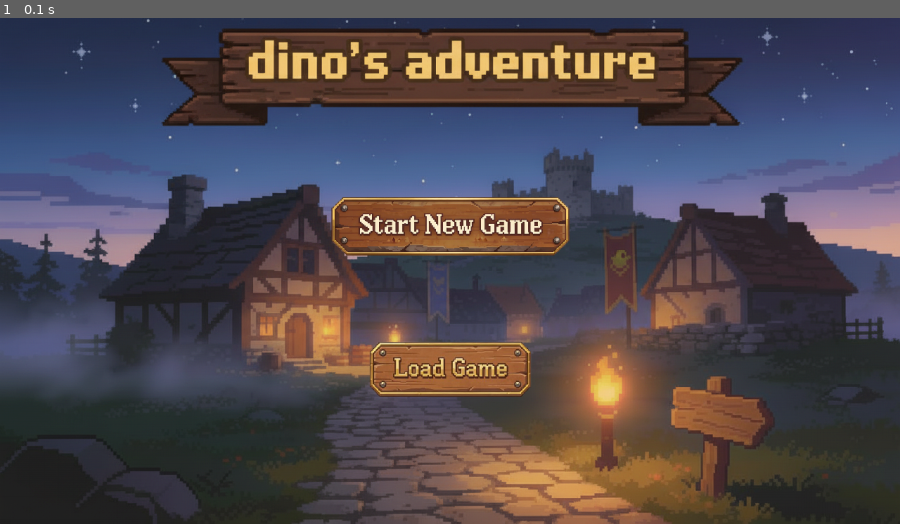
Above: before the commit, frame 1.
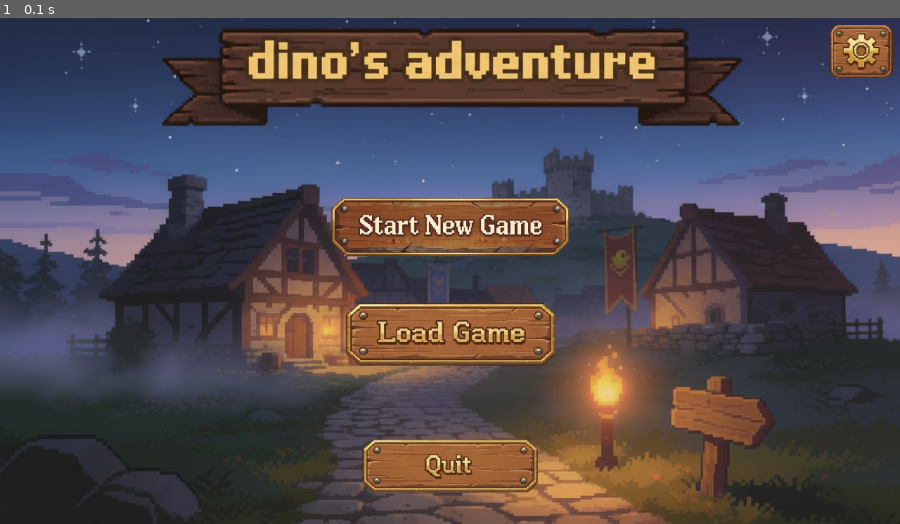
Above: after the commit, the same moment.

Repository: TheDelta29/RPG-game
Game: pygame game, started from main.py
Same seed, same stepped clock (60 frames per second), same inputs: the game is played once before the commit and once after it.
Inputs:
- Up to frame 1 (0.1 s): no input

The runs differ from the first frame. In frame 1, 6.8% of the frame differs, in the area x 36-100%, y 1-94%.

Commit message:
Added interactive button system to `pygametesting`, implemented reusable `Button` class, updated button layout with new assets, and integrated button actions for main menu functionality.

Diff:
--- a/UI/pygametesting.py
+++ b/UI/pygametesting.py
@@ -16,21 +16,55 @@
     bg = pygame.image.load("data/images/dinosadventurebg.png").convert_alpha()
     bg = pygame.transform.scale(bg, (1280, 720))
 
-    #settings startbtn to the button image
+    #setting startbtn to the button image
     startbtn = pygame.image.load("data/images/startnewgamebtn.png").convert_alpha()
     startbtn = pygame.transform.scale(startbtn, (350, 100))
 
     loadbtn = pygame.image.load("data/images/loadgamebtn.png").convert_alpha()
-    loadbtn = pygame.transform.scale(loadbtn, (630, 190))
+    loadbtn = pygame.transform.scale(loadbtn, (300, 90))
+
+    quitbtn = pygame.image.load("data/images/quitbtn.png").convert_alpha()
+    quitbtn = pygame.transform.scale(quitbtn, (250, 75))
+
+    settingsbtn = pygame.image.load("data/images/settingsbtn.png").convert_alpha()
+    settingsbtn = pygame.transform.scale(settingsbtn, (90, 75))
 
     def draw_img(img, x ,y):
         screen.blit(img, (x, y))
 
-    def clicked():
-        pos = pygame.mouse.get_pos()
-        if pygame.rect.collidepoint(pos):
-            if pygame.mouse.get_pressed()[0] == 1:
-                return "clicked"
+    class Button:
+        def __init__(self, x, y, img, scale):
+            width = img.get_width()
+            height = img.get_height()
+            self.image = pygame.transform.scale(img, (int(width * scale), int(height * scale)))
+            self.rect = self.image.get_rect()
+            self.rect.topleft = (x, y)
+            self.clicked = False
+
+        def draw(self):
+
+            action = False
+
+            #get mouse position
+            pos = pygame.mouse.get_pos()
+
+            #check if the mouse is over the button
+            if self.rect.collidepoint(pos):
+                if pygame.mouse.get_pressed()[0] == 1 and self.clicked == False:
+                    self.clicked = True
+                    action = True
+            #if the mouse is not clicked, set the clicked variable to False
+            if pygame.mouse.get_pressed()[0] == 0:
+                self.clicked = False
+
+            screen.blit(self.image, (self.rect.x, self.rect.y))
+
+            return action
+
+    start_button =  Button(centerx - startbtn.get_width() / 2 , centery - startbtn.get_height() / 0.9, startbtn, 1)
+    load_button = Button(centerx - loadbtn.get_width() / 2 , centery + startbtn.get_height() / 2.2, loadbtn, 1)
+    quit_button = Button (centerx - quitbtn.get_width() / 2 , centery + startbtn.get_height() * 2.4, quitbtn, 1)
+    settings_button = Button(screen.get_width() - settingsbtn.get_width() - 10, 10, settingsbtn, 1)
 
 
     font = pygame.font.SysFont("arialblack", 40)
@@ -50,18 +84,19 @@
 
         screen.fill("black")
         screen.blit(bg, (0, 0))
-        draw_img(startbtn, centerx - startbtn.get_width() / 2 , centery - startbtn.get_height() / 0.9)
-        draw_img(loadbtn, centerx - loadbtn.get_width() / 2 , centery + startbtn.get_height() / 2.2)
 
-        #clicked()
-
-        #draw_text("Welcome to Dino's Adventure", font, textcolor, 250, 250)
+        if start_button.draw():
+            print("start")
+        if load_button.draw():
+            print("load")
+        if quit_button.draw():
+            print("quit")
+        if settings_button.draw():
+            print("settings")
 
         for event in pygame.event.get():
             if event.type == pygame.QUIT:
                 running = False
-
-        #pygame.draw.rect(screen, "white", pygame.Rect(600, 360, 200, 50), 2, 5)
 
         pygame.display.flip()
         pygame.display.update()
Binary file changed: data/images/loadgamebtn.png
Binary file added: data/images/quitbtn.png
Binary file added: data/images/settingsbtn.png
